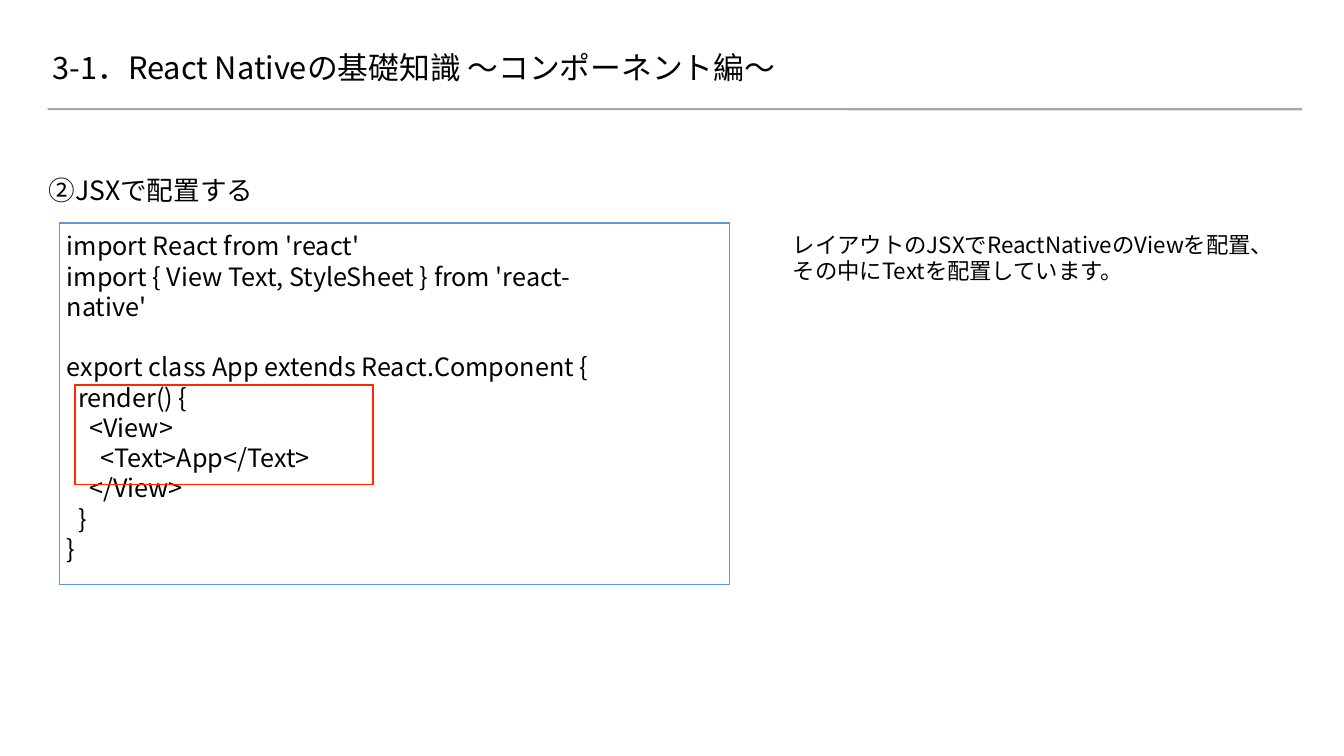
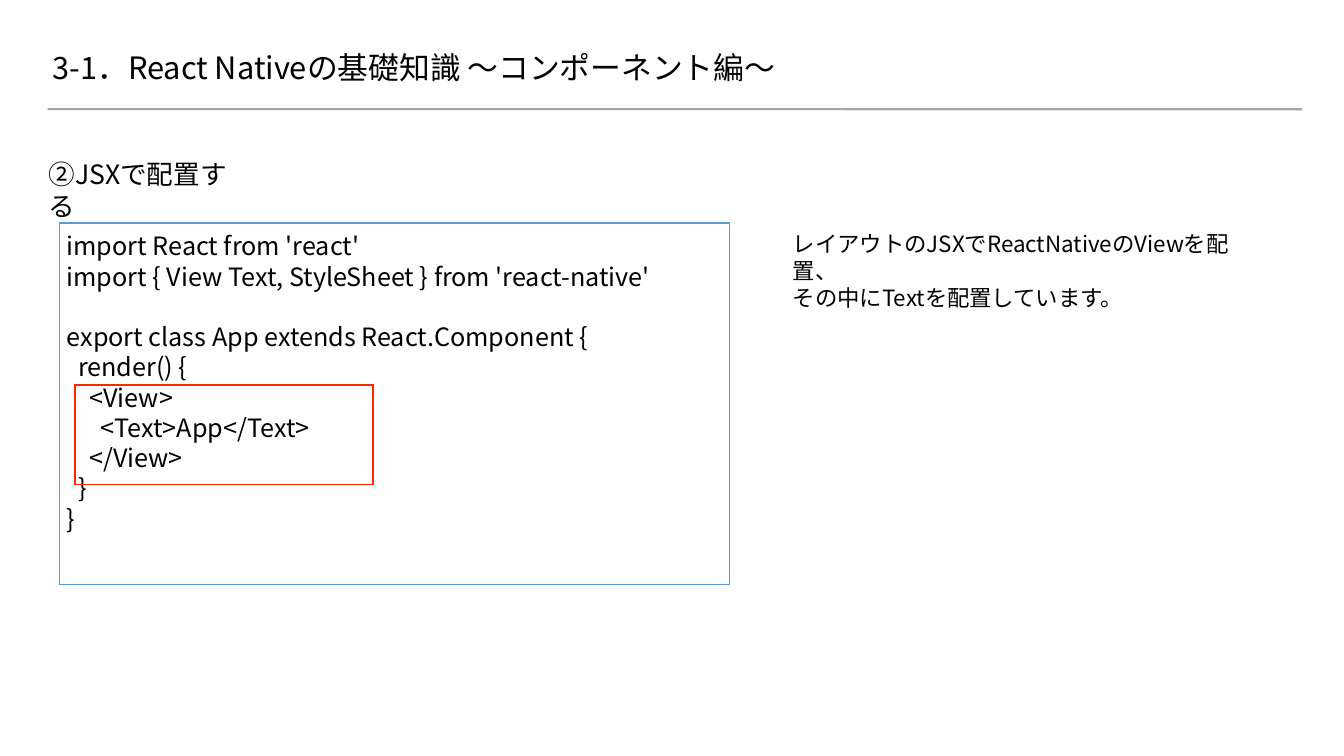
Before and after one commit to 2018SYSTEMI34/diary, a slide deck: slide 3 of doc/02_SlideShare/01.ネタ/３_ReactNative基礎知識/react-native.pptx. Drawn at 1344x756 pixels with LibreOffice and Linux fonts; fonts in the diff are those of the drawing; background and template pictures are left out. Boxes give left, top, right and bottom in pixels: in the first picture for what was removed or moved away, otherwise in the second. Text is boxed around its words. In the diff, an @@ line names an element or a change of style, - is before the commit and + after.

Commit message:
Windowsでのずれを修正する。

```diff
--- a/doc/02_SlideShare/01.ネタ/３_ReactNative基礎知識/react-native.pptx
+++ b/doc/02_SlideShare/01.ネタ/３_ReactNative基礎知識/react-native.pptx
@@ text "②JSXで配置する" rewrapped from bbox=[49, 177, 253, 203] to bbox=[43, 168, 247, 212] @@
@@ text "import React from 'react'" rewrapped from bbox=[67, 234, 574, 502] to bbox=[67, 234, 650, 472] @@
@@ text "レイアウトのJSXでReactNativeのViewを配置、" rewrapped from bbox=[793, 235, 1274, 281] to bbox=[793, 234, 1229, 308] @@
```
Also in this commit, not shown: 14 other slides changed, 1 slide removed.
